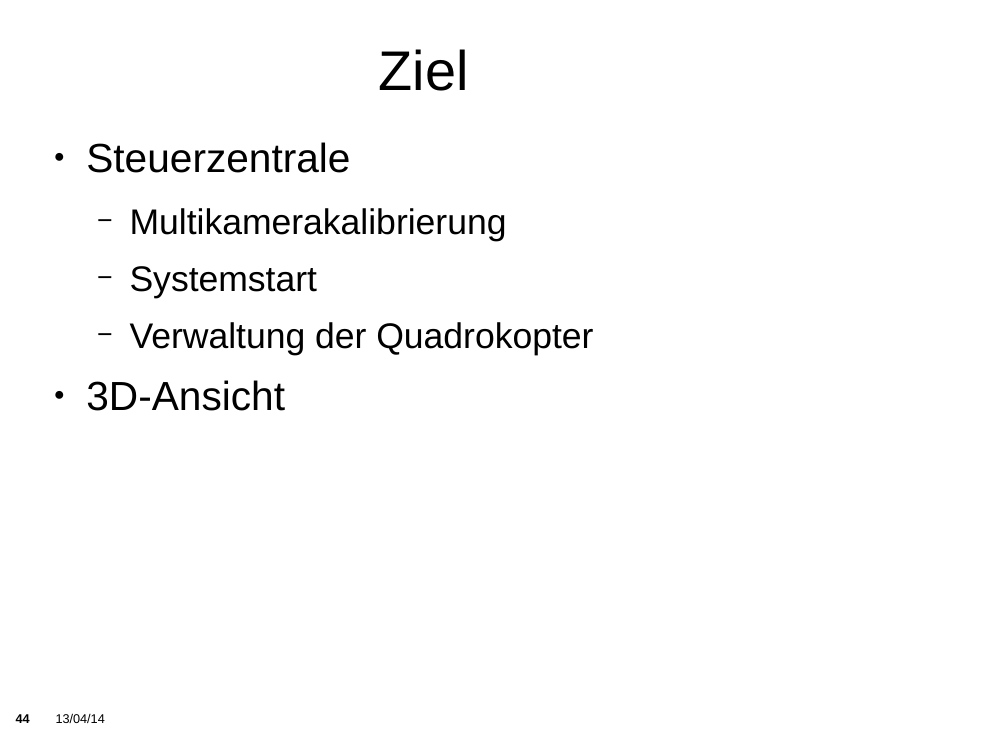
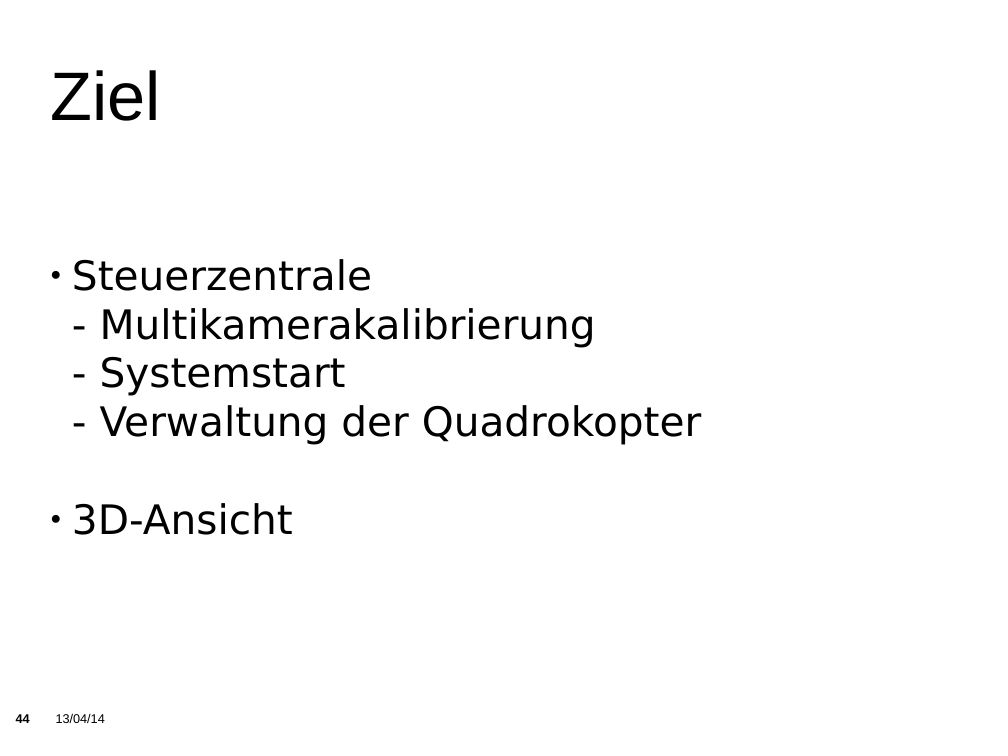
Before and after one commit to KITrokopter/Presentation, a slide deck: slide 44 of PresentationInTotal v0.1.odp. Drawn at 1008x756 pixels with LibreOffice and Linux fonts; fonts in the diff are those of the drawing; background and template pictures are left out. Boxes give left, top, right and bottom in pixels: in the first picture for what was removed or moved away, otherwise in the second. Text is boxed around its words. In the diff, an @@ line names an element or a change of style, - is before the commit and + after.

Commit message:
Fixed GUI layout

```diff
--- a/PresentationInTotal v0.1.odp
+++ b/PresentationInTotal v0.1.odp
@@ title "Ziel": place and size @@
-title "Ziel" at (379, 49, 469, 91)
+title "Ziel" at (50, 70, 160, 121)
@@ title "Ziel" at (50, 70, 160, 121): size 44 to 54 pt; alignment centre to left @@
@@ subtitle "Steuerzentrale": place and size @@
-subtitle "Steuerzentrale" at (86, 142, 593, 411)
+subtitle "Steuerzentrale" at (72, 259, 701, 535)
@@ subtitle "Steuerzentrale" at (72, 259, 701, 535): vertical alignment top to middle @@
@@ subtitle at (72, 259, 372, 535): font Arial to DejaVu Sans in "Steuerzentrale", "3D-Ansicht"; indent changed; less space between paragraphs @@
@@ subtitle at (100, 308, 701, 445): text changed; size 28 to 32 pt; font Arial to DejaVu Sans @@
-  − Multikamerakalibrierung
-  − Systemstart
-  − Verwaltung der Quadrokopter
+- Multikamerakalibrierung
+- Systemstart
+- Verwaltung der Quadrokopter
```
Also in this commit, not shown: 5 other slides changed.
